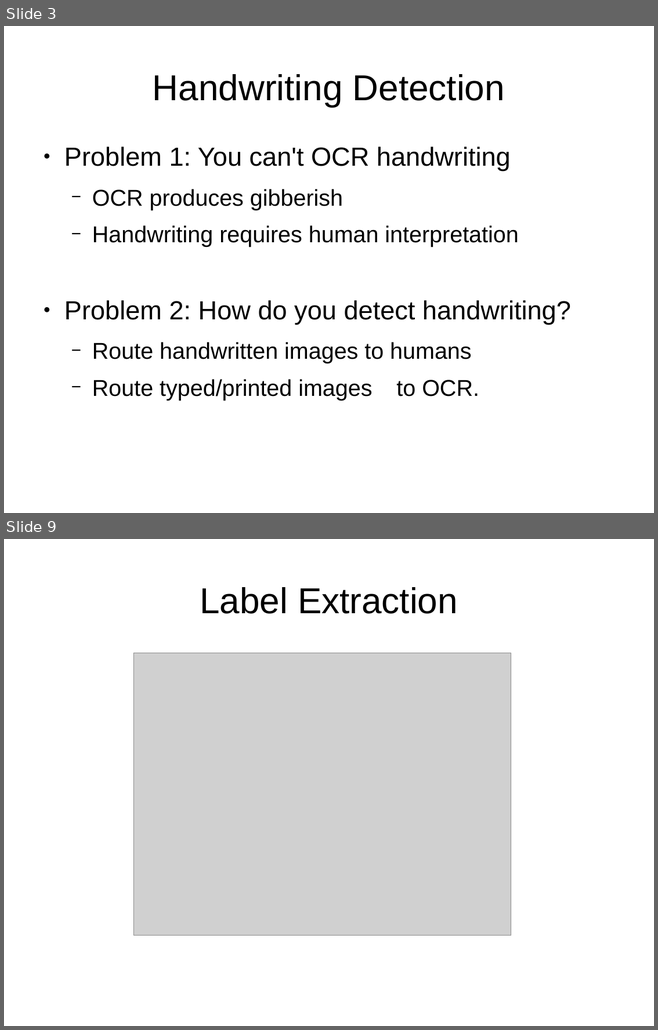
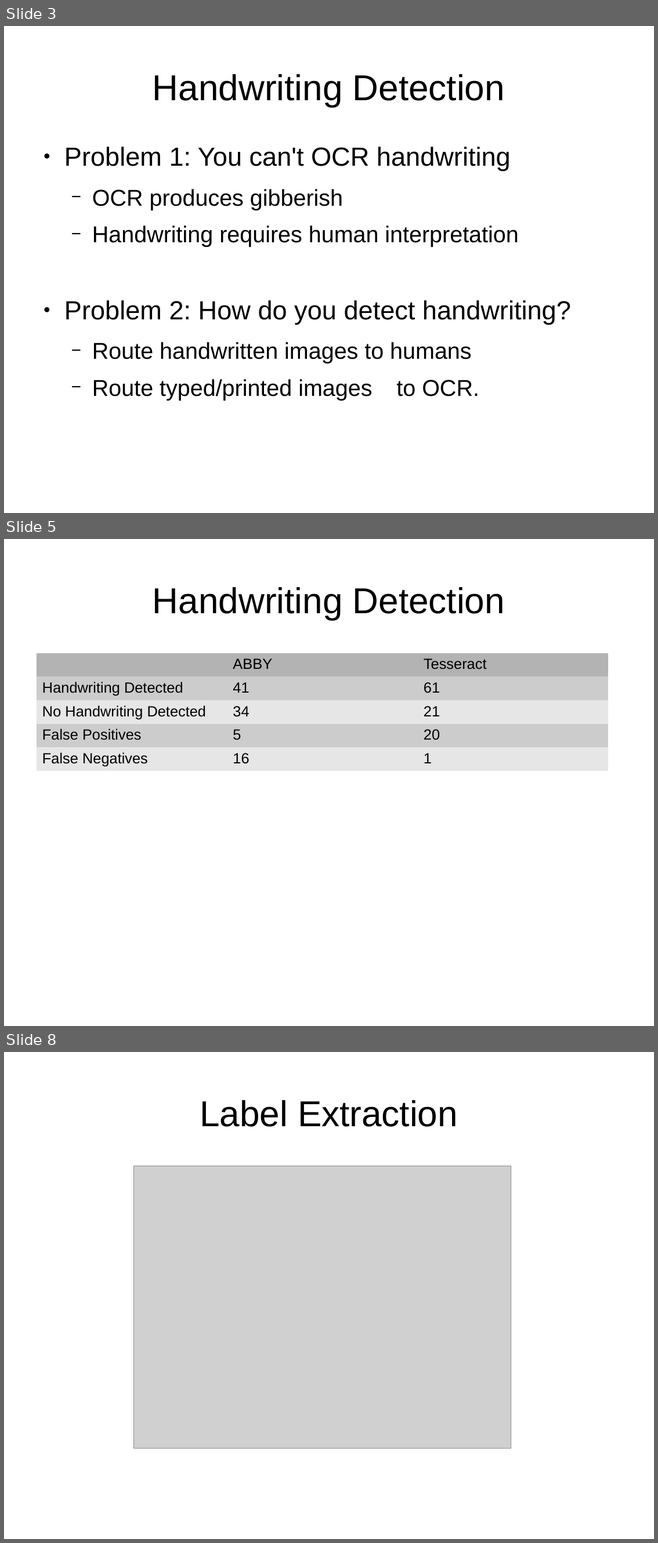
Before and after one commit to idigbio-aocr/LabelExtraction, a slide deck: HackathonPresentation.odp. Shown one above the other, each under a label of ours: slides 3 and 9 before the commit, slides 3, 5 and 8 after it; the slides between them are not shown. The pictures are 658x1030 and 658x1543 pixels, drawn with LibreOffice and Linux fonts; fonts in the diff are those of the drawing; grey boxes stand for pictures. Boxes give left, top, right and bottom in pixels: in the first picture for what was removed or moved away, otherwise in the second. Text is boxed around its words. In the diff, an @@ line names an element or a change of style, - is before the commit and + after.

Commit message:
Added handwriting detection work

```diff
--- a/HackathonPresentation.odp
+++ b/HackathonPresentation.odp
@@ slide 5 added at (4, 539, 654, 1026), background #FFFFFF @@
@@ title added at (152, 587, 505, 620), 44 pt, text #000000 @@
+Handwriting Detection
@@ table added at (36, 653, 608, 769), 5 rows, 3 columns @@
+ | ABBY | Tesseract
+Handwriting Detected | 41 | 61
+No Handwriting Detected | 34 | 21
+False Positives | 5 | 20
+False Negatives | 16 | 1
@@ what was slide 9 is now slide 8 @@
```
Also in this commit, not shown: 3 slides changed, 2 other slides added, 3 slides removed.
